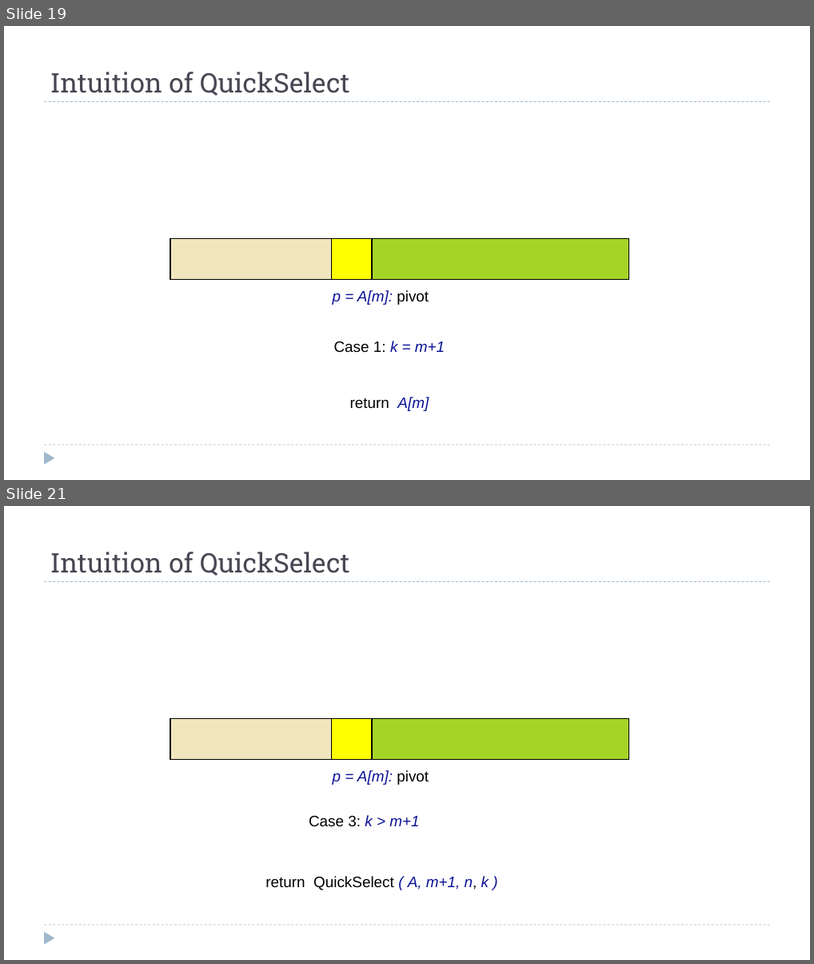
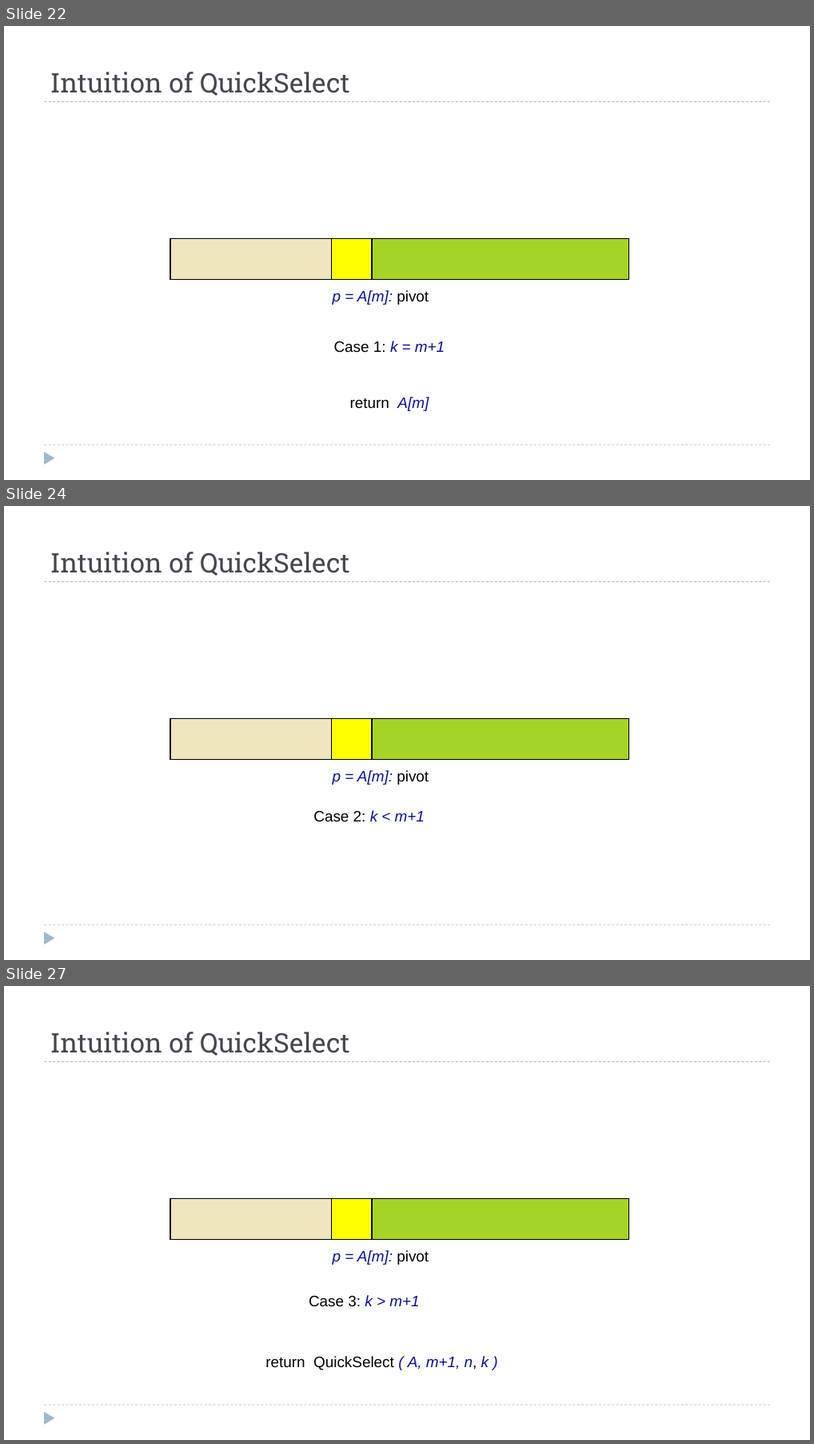
Before and after one commit to dsc-courses/dsc40b-2025-wi, a slide deck: materials/lectures/07-quickselect/slides.pptx. Shown one above the other, each under a label of ours: slides 19 and 21 before the commit, slides 22, 24 and 27 after it; the slides between them are not shown. The pictures are 814x964 and 814x1444 pixels, drawn with LibreOffice and Linux fonts; fonts in the diff are those of the drawing; grey boxes stand for pictures. Boxes give left, top, right and bottom in pixels: in the first picture for what was removed or moved away, otherwise in the second. Text is boxed around its words. In the diff, an @@ line names an element or a change of style, - is before the commit and + after.

```diff
--- a/materials/lectures/07-quickselect/slides.pptx
+++ b/materials/lectures/07-quickselect/slides.pptx
@@ slide 24 added at [4, 506, 810, 960], background #FFFFFF; not listed: 3 template elements that a slide beside it also shows @@
@@ title added at [50, 552, 350, 576], 32 pt, text #464653 @@
+Intuition of QuickSelect
@@ rectangle added at [170, 718, 629, 759], fill #CCFFCC at 56% opacity, outline #000000 0.75 pt @@
@@ group added at [170, 718, 629, 784]: 3 rectangles, 1 text @@
+p = A[m]: pivot
@@ text added at [314, 810, 425, 821], 18 pt, text #000000 @@
+Case 2: k < m+1
@@ what was slide 19 is now slide 22 @@
@@ what was slide 21 is now slide 27 @@
```
Also in this commit, not shown: 5 slides changed, 18 other slides added, 20 other files.
